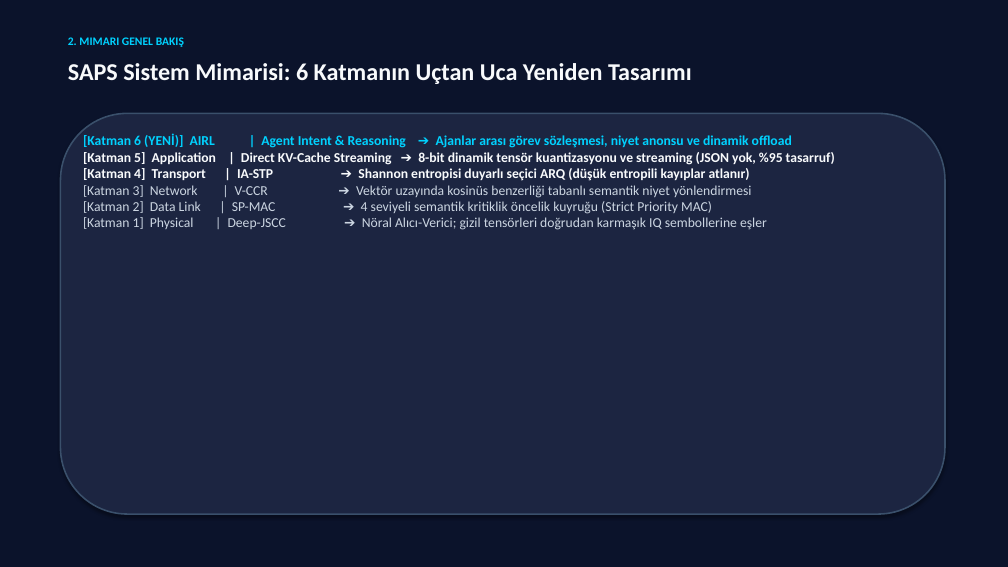
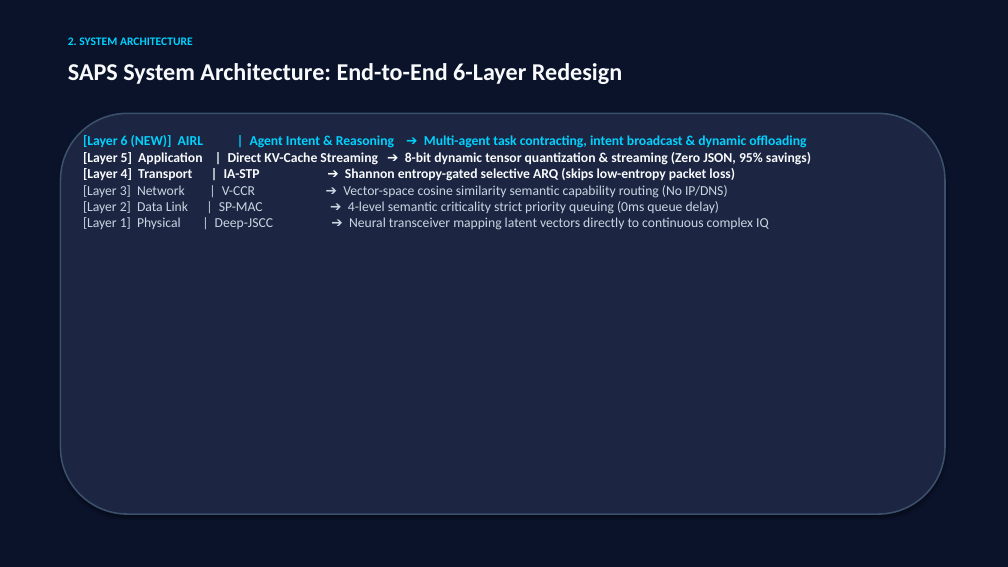
Before and after one commit to TalhaYolcu/saps, a slide deck: slide 5 of docs/SAPS_Presentation.pptx. Drawn at 1008x567 pixels with LibreOffice and Linux fonts; fonts in the diff are those of the drawing. Boxes give left, top, right and bottom in pixels: in the first picture for what was removed or moved away, otherwise in the second. Text is boxed around its words. In the diff, an @@ line names an element or a change of style, - is before the commit and + after.

```diff
--- a/docs/SAPS_Presentation.pptx
+++ b/docs/SAPS_Presentation.pptx
@@ text at bbox=[68, 37, 193, 45]: text changed @@
-2. MIMARI GENEL BAKIŞ
+2. SYSTEM ARCHITECTURE
@@ text at bbox=[68, 63, 622, 84]: text changed @@
-SAPS Sistem Mimarisi: 6 Katmanın Uçtan Uca Yeniden Tasarımı
+SAPS System Architecture: End-to-End 6-Layer Redesign
@@ text at bbox=[83, 135, 811, 230]: text changed @@
-[Katman 6 (YENİ)] AIRL | Agent Intent & Reasoning ➔ Ajanlar arası görev sözleşmesi, niyet anonsu ve dinamik offload
-[Katman 5] Application | Direct KV-Cache Streaming ➔ 8-bit dinamik tensör kuantizasyonu ve streaming (JSON yok, %95 tasarruf)
-[Katman 4] Transport | IA-STP ➔ Shannon entropisi duyarlı seçici ARQ (düşük entropili kayıplar atlanır)
-[Katman 3] Network | V-CCR ➔ Vektör uzayında kosinüs benzerliği tabanlı semantik niyet yönlendirmesi
-[Katman 2] Data Link | SP-MAC ➔ 4 seviyeli semantik kritiklik öncelik kuyruğu (Strict Priority MAC)
-[Katman 1] Physical | Deep-JSCC ➔ Nöral Alıcı-Verici; gizil tensörleri doğrudan karmaşık IQ sembollerine eşler
+[Layer 6 (NEW)] AIRL | Agent Intent & Reasoning ➔ Multi-agent task contracting, intent broadcast & dynamic offloading
+[Layer 5] Application | Direct KV-Cache Streaming ➔ 8-bit dynamic tensor quantization & streaming (Zero JSON, 95% savings)
+[Layer 4] Transport | IA-STP ➔ Shannon entropy-gated selective ARQ (skips low-entropy packet loss)
+[Layer 3] Network | V-CCR ➔ Vector-space cosine similarity semantic capability routing (No IP/DNS)
+[Layer 2] Data Link | SP-MAC ➔ 4-level semantic criticality strict priority queuing (0ms queue delay)
+[Layer 1] Physical | Deep-JSCC ➔ Neural transceiver mapping latent vectors directly to continuous complex IQ
```
Also in this commit, not shown: 23 other slides changed, 2 slides added, 2 slides removed, 2 other files.
